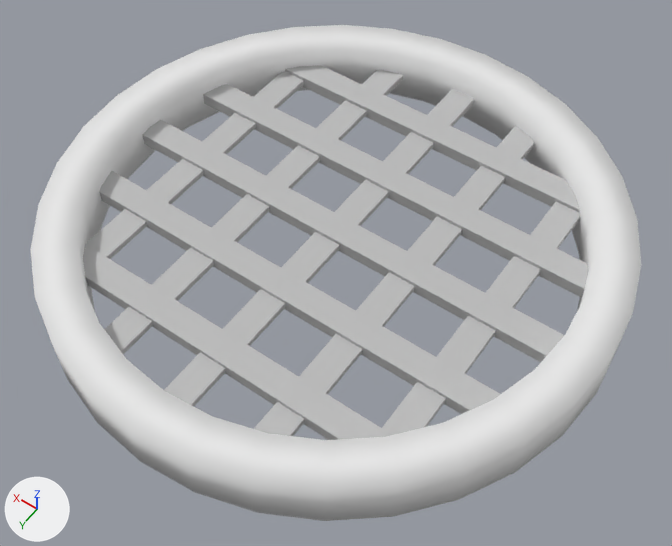
A saved change to the FBX model Assets/Egg Base/Models/Platform.fbx.
Both versions are drawn from a 50 mm camera at (-1.209, 1.693, 2.428) aimed at (-0.066, 0.092, -0.088). The axes (+X, +Y, +Z) are drawn at lower left. The lights are the same throughout.

The first picture shows 'Platform'.
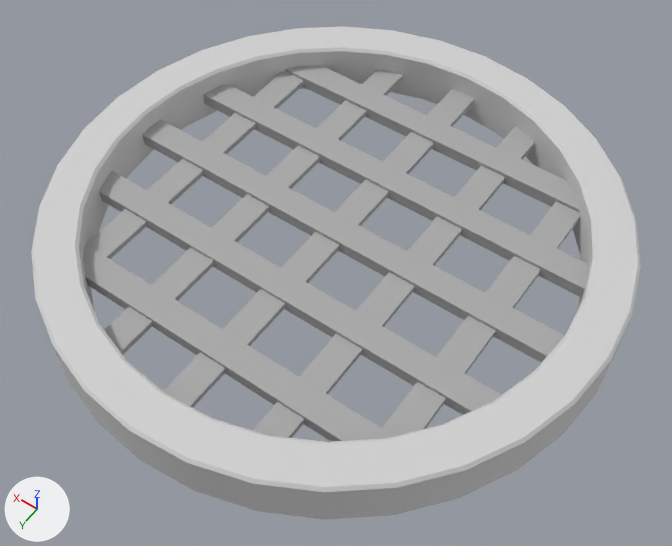
What differs and where, as boxes [x1, y1, x2, y2] in the pictures (672 x 546 px):
```json
{"object": "Platform", "change": "recoloured, reshaped", "before": [31, 25, 641, 521], "after": [31, 26, 641, 520]}
{"part": 1, "of": "me_cylinder", "change": "built on", "before": [31, 25, 641, 521], "after": [31, 26, 641, 520]}
```

Scene script edits in JSON lines:
```json
{"op": "set", "path": "mat_net.base_color", "old": "(0.497, 0.497, 0.497)", "new": "(0.398, 0.398, 0.398)", "note": "grey #bbbbbb -> grey #a9a9a9"}
{"op": "set", "path": "mat_circle.base_color", "old": "(0.8, 0.8, 0.8)", "new": "(0.64, 0.64, 0.64)", "note": "white #e7e7e7 -> light grey #d1d1d1"}
{"block": "me_cylinder", "where": "# used by ob_platform; location = (0.0, 0.0, 0.0)"}
{"op": "remove", "block": "me_cylinder", "code": "me_cylinder.from_pydata(...)  # 208 vertices, 188 faces; spans x -1.0..1.0, y -1.0..1.0, z -0.1..0.1"}
{"op": "add", "block": "me_cylinder", "code": "me_cylinder.from_pydata(...)  # 336 vertices, 316 faces; spans x -1.0..1.0, y -1.0..1.0, z -0.1..0.1"}
{"block": "me_cylinder", "change": "me_cylinder part 1"}
{"block": "me_cylinder", "change": "4 vertices are removed from x -0.38..0.0, y 0.83..1.0, z -0.1..0.1"}
{"block": "me_cylinder", "change": "40 faces are deleted"}
{"block": "me_cylinder", "change": "60 vertices in x -1.0..1.0, y -1.0..0.98, z 0.1 move by (0.0, 0.0, -0.19)"}
{"block": "me_cylinder", "change": "10 vertices in x -0.71..0.71, y -1.0..0.85, z -0.1 move by (0.0, 0.01, 0.0)"}
{"block": "me_cylinder", "change": "10 vertices in x -1.0..0.85, y -0.71..0.71, z -0.1 move by (0.01, 0.0, 0.0)"}
{"block": "me_cylinder", "change": "10 vertices in x -0.71..0.71, y -0.85..1.0, z -0.1 move by (0.0, -0.01, 0.0)"}
{"block": "me_cylinder", "change": "10 vertices in x -0.85..1.0, y -0.71..0.71, z -0.1 move by (-0.01, 0.0, 0.0)"}
{"block": "me_cylinder", "change": "6 vertices in x -0.98..0.6, y -0.98..0.6, z -0.1 move by (0.01, 0.01, 0.0)"}
{"block": "me_cylinder", "change": "18 vertices move from x -0.98..0.98, y -0.98..0.98, z -0.1..0.1 to x -0.97..0.97, y -0.97..0.97, z -0.1..0.1"}
{"block": "me_cylinder", "change": "72 vertices are added at x -0.99..0.99, y -0.99..1.0, z -0.1..0.1"}
{"block": "me_cylinder", "change": "60 new vertices lie (0.0, 0.0, 0.18) away from vertices in x -1.0..1.0, y -1.0..0.98, z 0.1"}
{"block": "me_cylinder", "change": "168 new faces join them, mat_circle (light grey #d1d1d1)"}
{"block": "me_cylinder", "change": "me_cylinder part 2: the surface is now shaded flat"}
```
